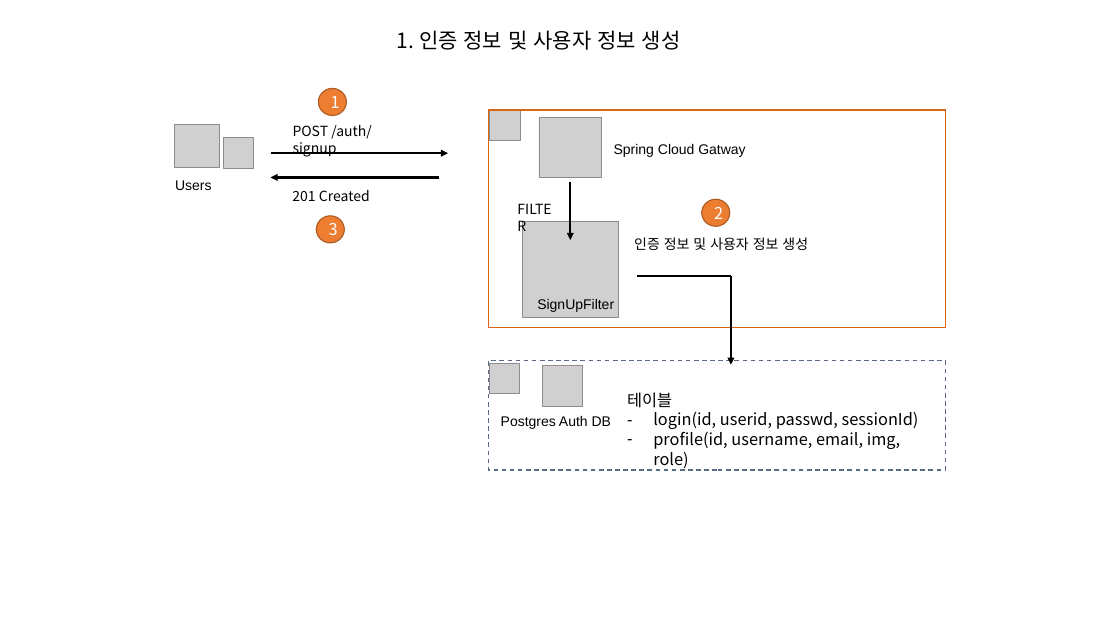
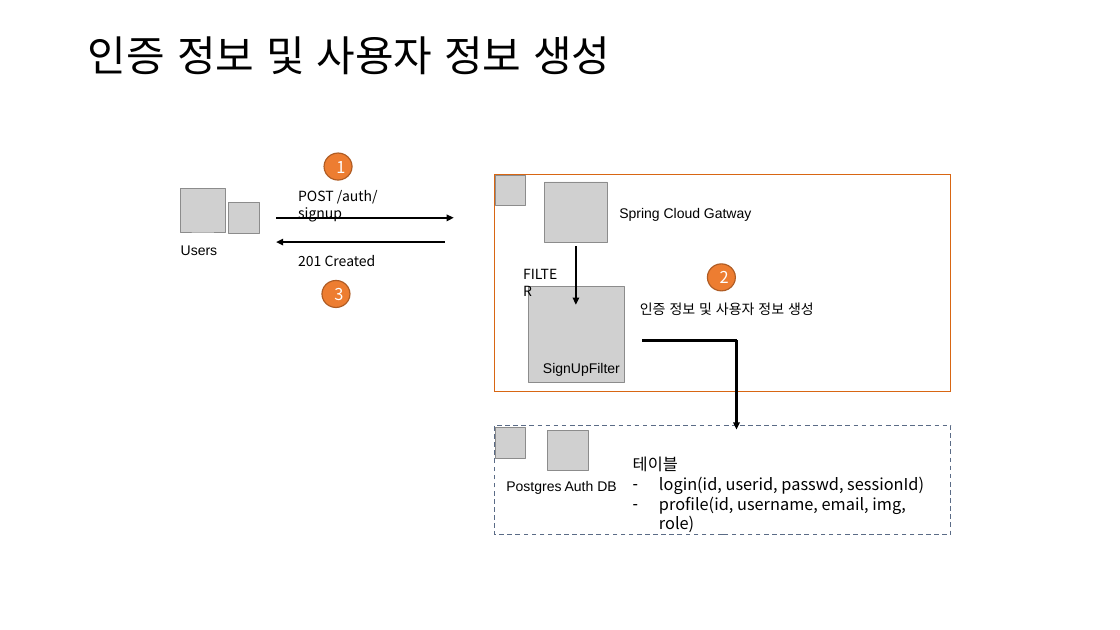
Before and after one commit to kdkcom1234/git2021, a slide deck: slide 9 of 8-msa/auth/-. 인증, 허가, 세션.pptx (slide 8 before the commit). Drawn at 1120x630 pixels with LibreOffice and Linux fonts; fonts in the diff are those of the drawing; grey boxes stand for pictures. Boxes give left, top, right and bottom in pixels: in the first picture for what was removed or moved away, otherwise in the second. Text is boxed around its words. In the diff, an @@ line names an element or a change of style, - is before the commit and + after.

```diff
--- a/8-msa/auth/-. 인증, 허가, 세션.pptx
+++ b/8-msa/auth/-. 인증, 허가, 세션.pptx
@@ title "인증 정보 및 사용자 정보 ..." at box(88, 36, 610, 75): vertical alignment top to middle @@
@@ title at box(88, 36, 610, 75): text changed; size 18 to 36 pt @@
-1. 인증 정보 및 사용자 정보 생성
+인증 정보 및 사용자 정보 생성
@@ 9 texts, 7 pictures, 4 arrows, 3 ellipses, 2 rectangles, 1 line: place and size @@
-9 texts, 7 pictures, 4 arrows, 3 ellipses, 2 rectangles, 1 line at box(175, 88, 945, 470)
+9 texts, 7 pictures, 4 arrows, 3 ellipses, 2 rectangles, 1 line at box(181, 153, 951, 535)
```
Also in this commit, not shown: 5 other slides changed, 3 slides added, 22 other files.
